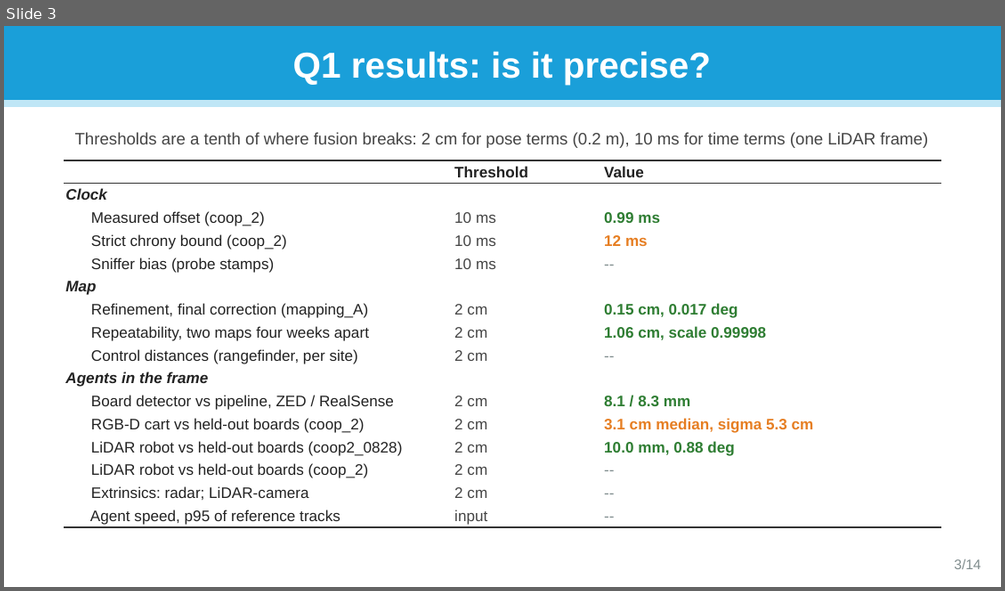
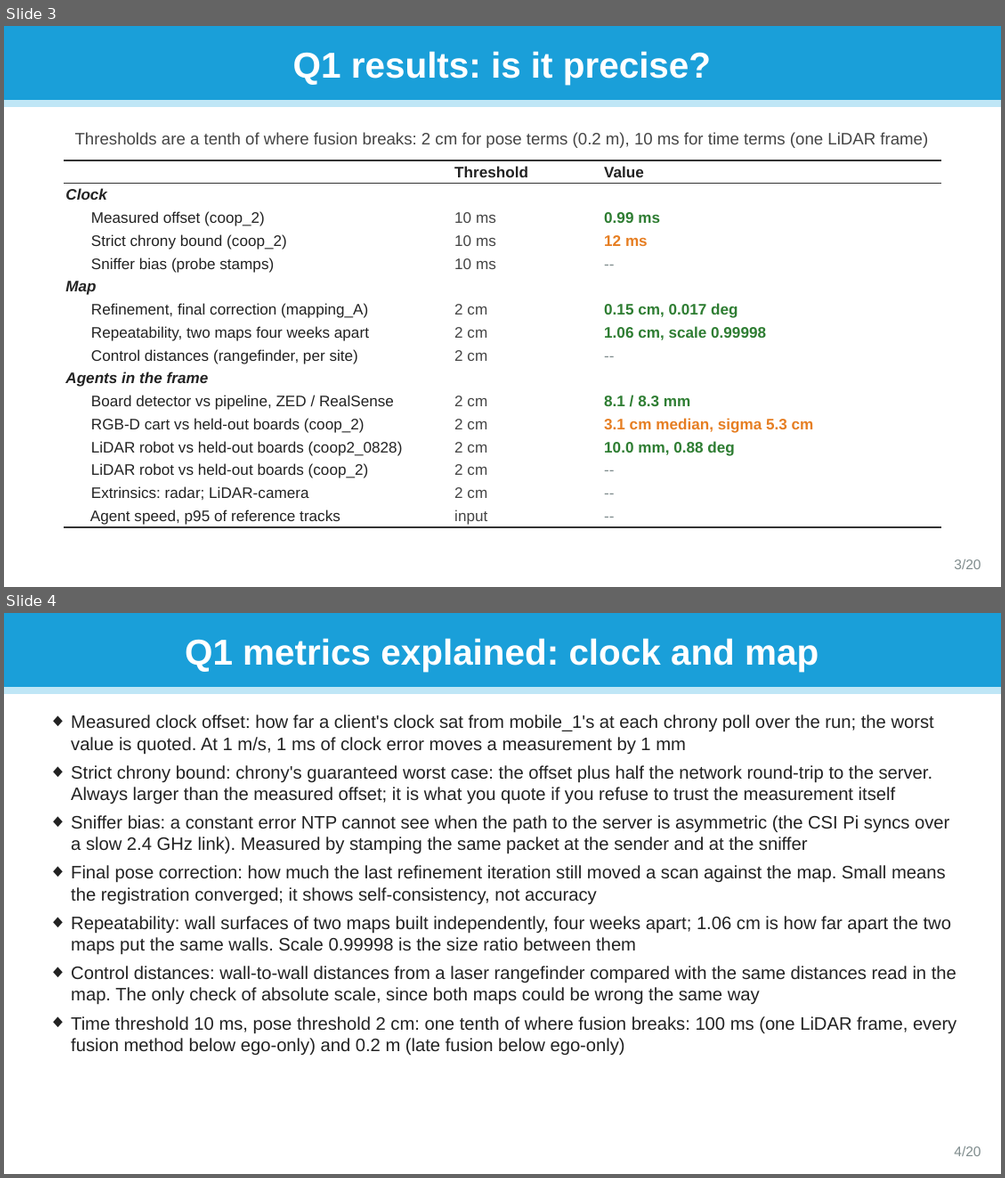
Before and after one commit to jorichee14/Others, a slide deck: scoop_testbed_paper/SCooP-iT_testbed_questions.pptx. Shown one above the other, each under a label of ours: slide 3 before the commit, slides 3 and 4 after it. The pictures are 1005x591 and 1005x1178 pixels, drawn with LibreOffice and Linux fonts; fonts in the diff are those of the drawing. Boxes give left, top, right and bottom in pixels: in the first picture for what was removed or moved away, otherwise in the second. Text is boxed around its words. In the diff, an @@ line names an element or a change of style, - is before the commit and + after.

```diff
--- a/scoop_testbed_paper/SCooP-iT_testbed_questions.pptx
+++ b/scoop_testbed_paper/SCooP-iT_testbed_questions.pptx
@@ slide 4 added at [4, 613, 1001, 1174], background #FFFFFF @@
@@ rectangle added at [4, 613, 1001, 688], fill #1A9FD9, outline #1A9FD9 1 pt @@
@@ text added at [185, 638, 818, 672], 26 pt, text #FFFFFF, bold @@
+Q1 metrics explained: clock and map
@@ rectangle added at [4, 688, 1001, 694], fill #BFE6F6, outline #BFE6F6 1 pt @@
@@ text added at [71, 714, 956, 1055], 13 pt, text #222222 @@
+◆ Measured clock offset: how far a client's clock sat from mobile_1's at each chrony poll over the run; the worst value is quoted. At 1 m/s, 1 ms of clock error moves a measurement by 1 mm
+◆ Strict chrony bound: chrony's guaranteed worst case: the offset plus half the network round-trip to the server. Always larger than the measured offset; it is what you quote if you refuse to trust the measurement itself
+◆ Sniffer bias: a constant error NTP cannot see when the path to the server is asymmetric (the CSI Pi syncs over a slow 2.4 GHz link). Measured by stamping the same packet at the sender and at the sniffer
+◆ Final pose correction: how much the last refinement iteration still moved a scan against the map. Small means the registration converged; it shows self-consistency, not accuracy
+◆ Repeatability: wall surfaces of two maps built independently, four weeks apart; 1.06 cm is how far apart the two maps put the same walls. Scale 0.99998 is the size ratio between them
+◆ Control distances: wall-to-wall distances from a laser rangefinder compared with the same distances read in the map. The only check of absolute scale, since both maps could be wrong the same way
+◆ Time threshold 10 ms, pose threshold 2 cm: one tenth of where fusion breaks: 100 ms (one LiDAR frame, every fusion method below ego-only) and 0.2 m (late fusion below ego-only)
@@ text added at [954, 1146, 980, 1156], 10 pt, text #7F8C8D @@
+4/20
@@ slide 3 changed as well @@
@@ text at [954, 559, 980, 569]: text changed @@
-3/14
+3/20
```
Also in this commit, not shown: 13 other slides changed, 5 other slides added, 1 other file.
